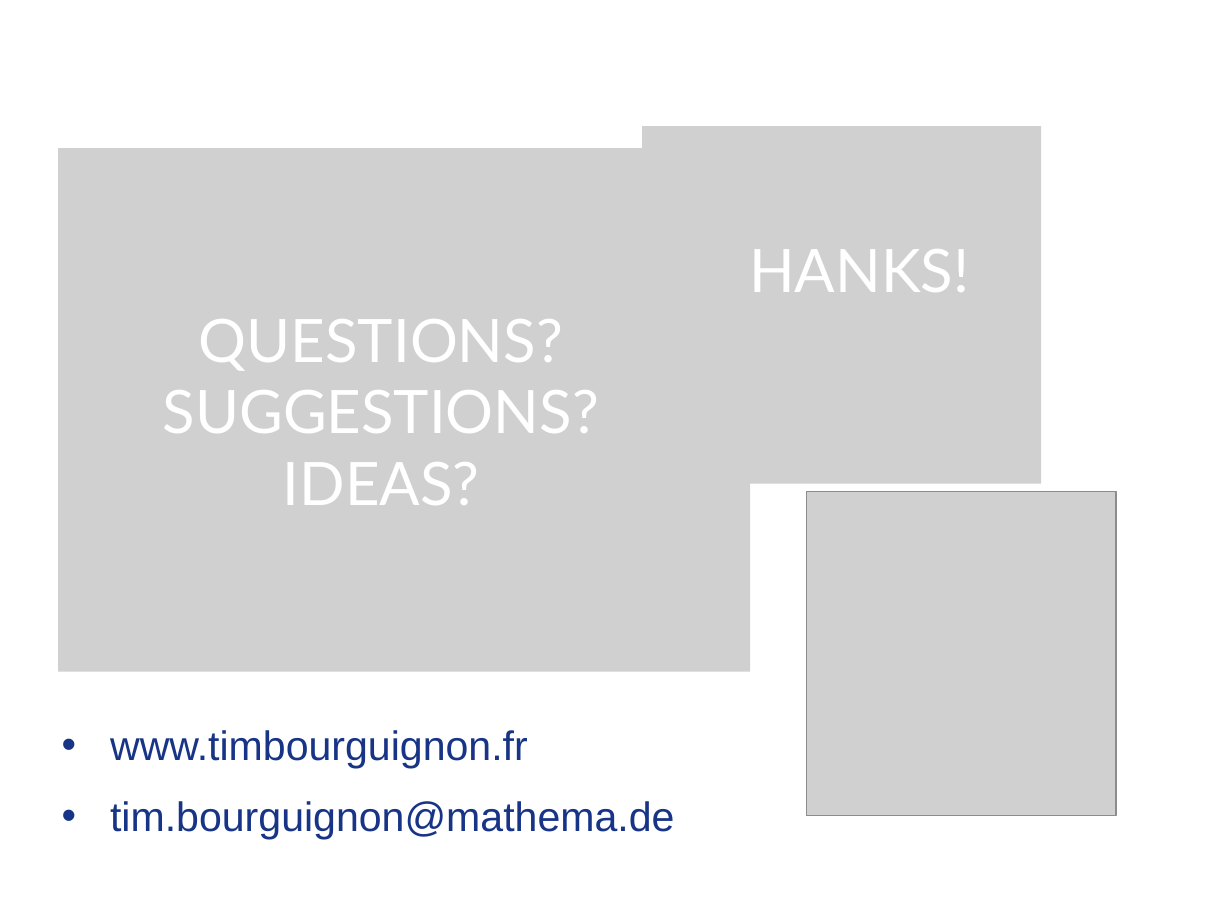
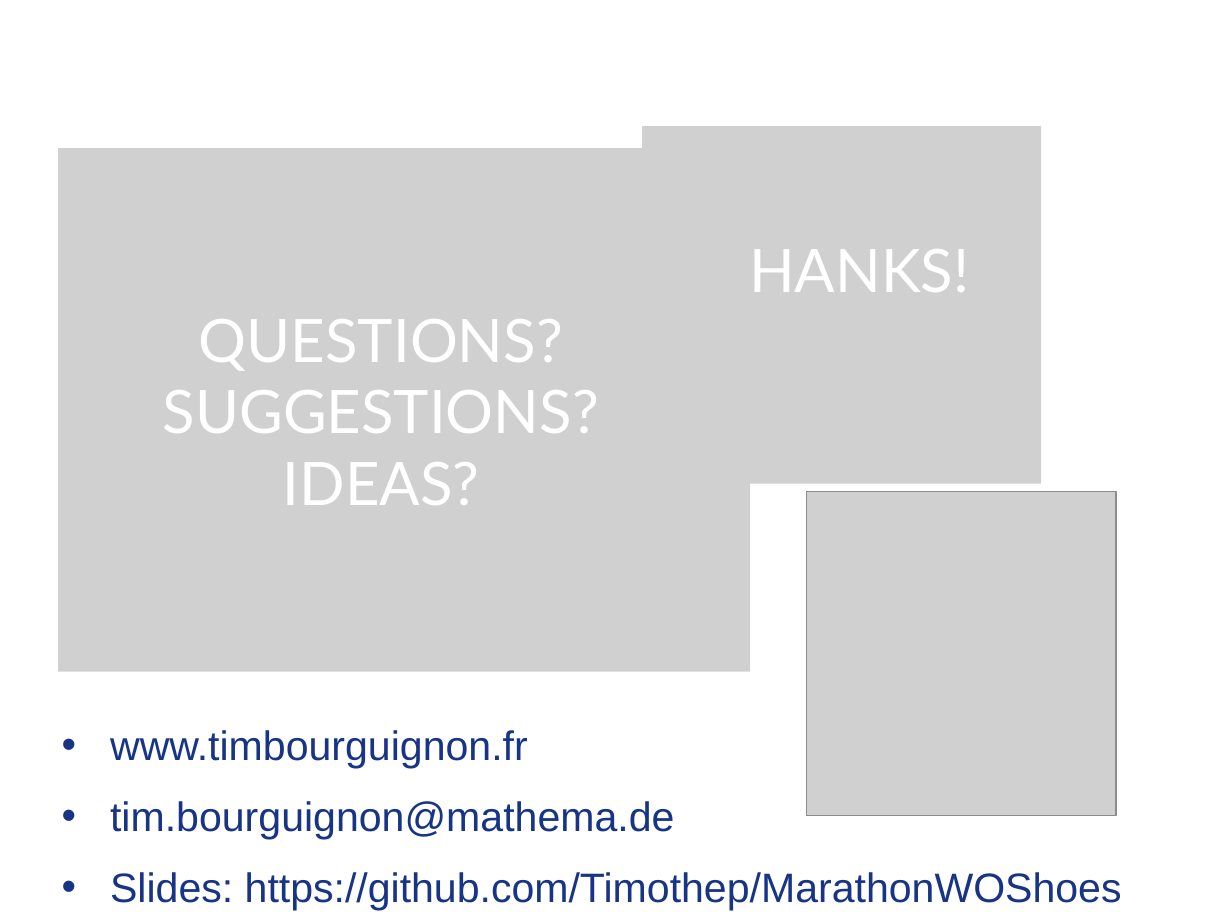
Before and after one commit to Timothep/MarathonWOShoes, a slide deck: slide 48 of BarefootMarathon.odp (slide 51 before the commit). Drawn at 1232x924 pixels with LibreOffice and Linux fonts; fonts in the diff are those of the drawing; grey boxes stand for pictures; background and template pictures are left out. Boxes give left, top, right and bottom in pixels: in the first picture for what was removed or moved away, otherwise in the second. Text is boxed around its words. In the diff, an @@ line names an element or a change of style, - is before the commit and + after.

```diff
--- a/BarefootMarathon.odp
+++ b/BarefootMarathon.odp
@@ text at (110, 872, 1122, 911): paragraph added @@
+• Slides: https://github.com/Timothep/MarathonWOShoes
```
Also in this commit, not shown: 10 other slides changed, 2 slides added, 5 slides removed, 4 other files.
